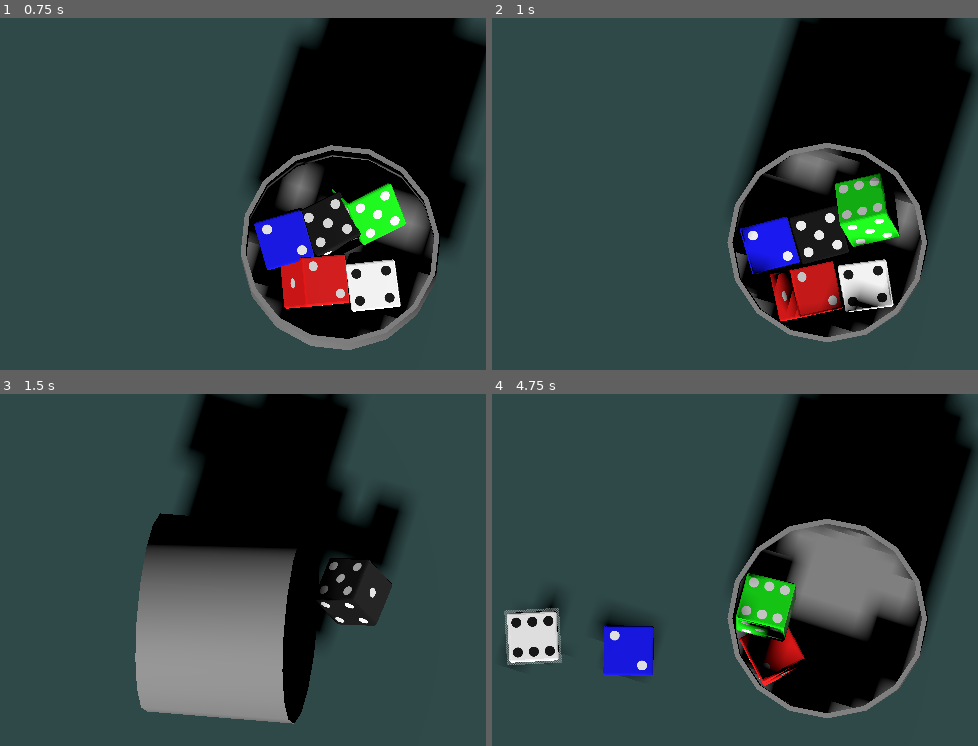
Above: before the commit, frames 1-4 (two rows, left to right).
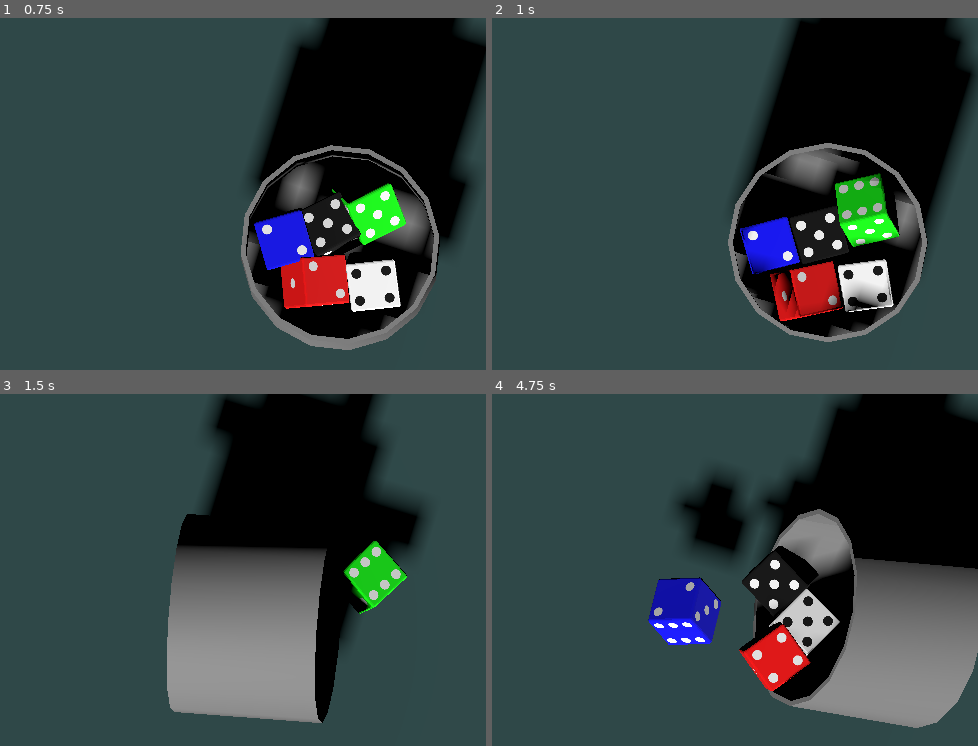
Above: after the commit, the same moments.

Repository: SangHyung-Jung/ColorDiceRollGame
Game: Godot game, scene res://placeholder.tscn
Same seed, same stepped clock (60 frames per second), same inputs: the game is played once before the commit and once after it.
Inputs (mouse positions are in pixels of both pictures, inside the frame that each line leads up to):
- Up to frame 1 (0.75 s): move the mouse to (262, 218) at 0.52 s; click (262, 218) at 0.67 s
- Up to frame 2 (1 s): no input
- Up to frame 3 (1.5 s): move the mouse to (outside the picture) at 1.27 s; click (outside the picture) at 1.42 s
- Up to frame 4 (4.75 s): move the mouse to (657, 520) at 2.02 s; click (657, 520) at 2.17 s; move the mouse to (540, 707) at 2.77 s; click (540, 707) at 2.92 s; move the mouse to (817, 686) at 3.52 s; click (817, 686) at 3.67 s; move the mouse to (outside the picture) at 4.27 s; click (outside the picture) at 4.42 s

Frame 1 is identical in both runs. In frame 2, 0.3% of the frame differs, in the area x 48-90%, y 35-93%; in frame 3, 16%; in frame 4, 33%, in the area x 2-100%, y 0-95%.

Commit message:
cup remove after roll

Diff:
--- a/cup.gd
+++ b/cup.gd
@@ -57,14 +57,25 @@
 # 컵을 쏟는 함수 (단순하고 강력하게 수정)
 func pour() -> void:
 	var tween = create_tween().set_trans(Tween.TRANS_CUBIC).set_ease(Tween.EASE_IN_OUT)
-	var pour_duration = 0.35 # 쏟는 시간 대폭 단축 (매우 빠르게)
+	var pour_duration = 0.5 # 쏟는 시간 대폭 단축 (매우 빠르게)
 
 	# Z축을 기준으로 컵을 매우 깊게 기울여 확실히 쏟음
 	tween.tween_property(self, "rotation_degrees:z", initial_rotation.z + 130, pour_duration)
 	# 약간 안쪽을 보도록 Y축을 살짝 회전
-	tween.parallel().tween_property(self, "rotation_degrees:y", initial_rotation.y, pour_duration)
+	#tween.parallel().tween_property(self, "rotation_degrees:y", initial_rotation.y, pour_duration)
 	# 동시에, 왼쪽으로 짧고 빠르게 이동하여 '스냅' 효과를 줌
-	tween.parallel().tween_property(self, "global_position:x", initial_position.x - 6, 0.5)
+	# 동시에, 왼쪽으로 짧고 빠르게 이동하여 '스냅' 효과를 줌
+	tween.parallel().tween_property(self, "global_position:x", initial_position.x - 5, pour_duration)
+
+	# 쏟는 애니메이션이 끝날 때까지 대기
+	await tween.finished
+
+	# 컵을 오른쪽 끝으로 다시 이동시키고 똑바로 세움
+	var return_tween = create_tween().set_trans(Tween.TRANS_SINE).set_ease(Tween.EASE_OUT)
+	var return_duration = 1 # 돌아오는 애니메이션 시간
+
+	return_tween.parallel().tween_property(self, "global_position:x", initial_position.x + 10, return_duration)
+	return_tween.parallel().tween_property(self, "rotation_degrees", initial_rotation, return_duration)
 
 func reset() -> void:
 	global_position = initial_position
